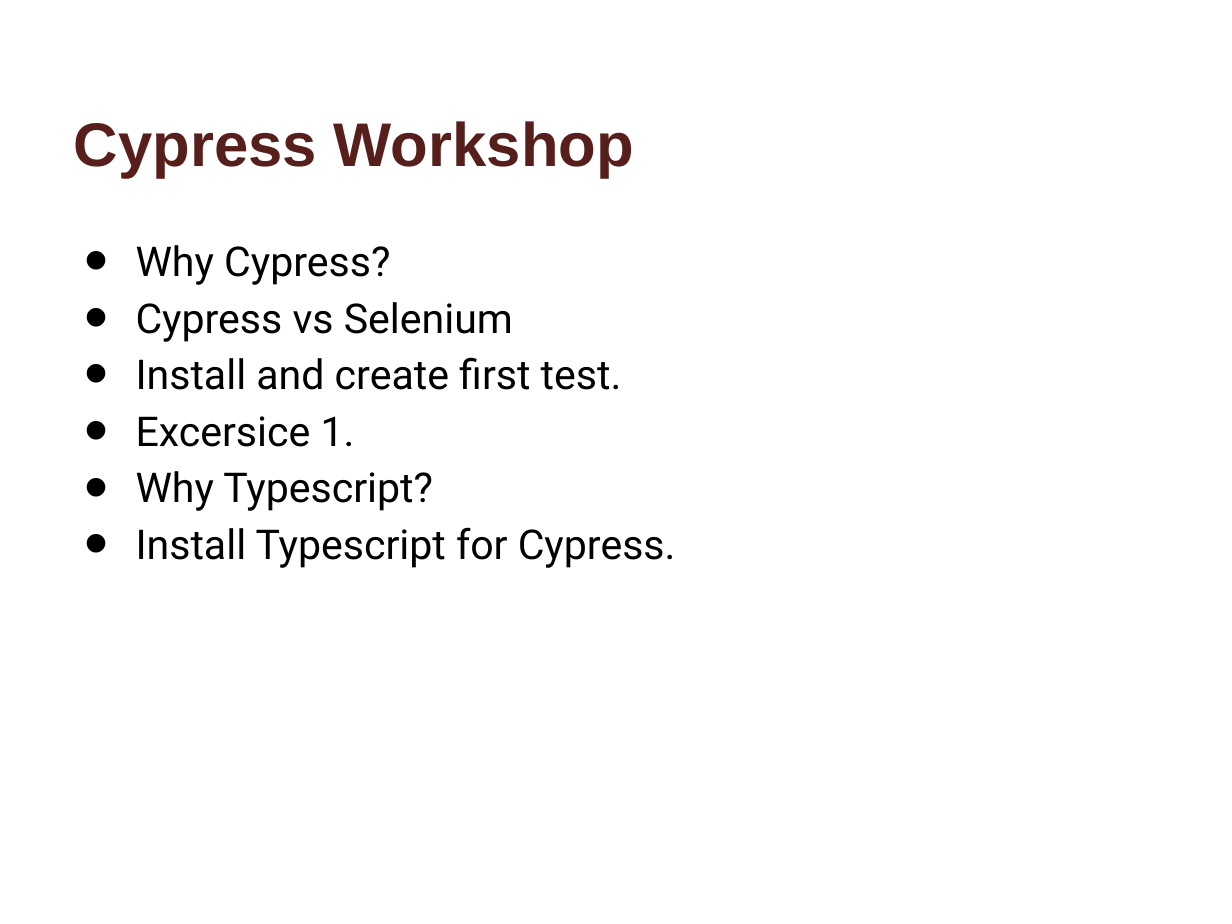
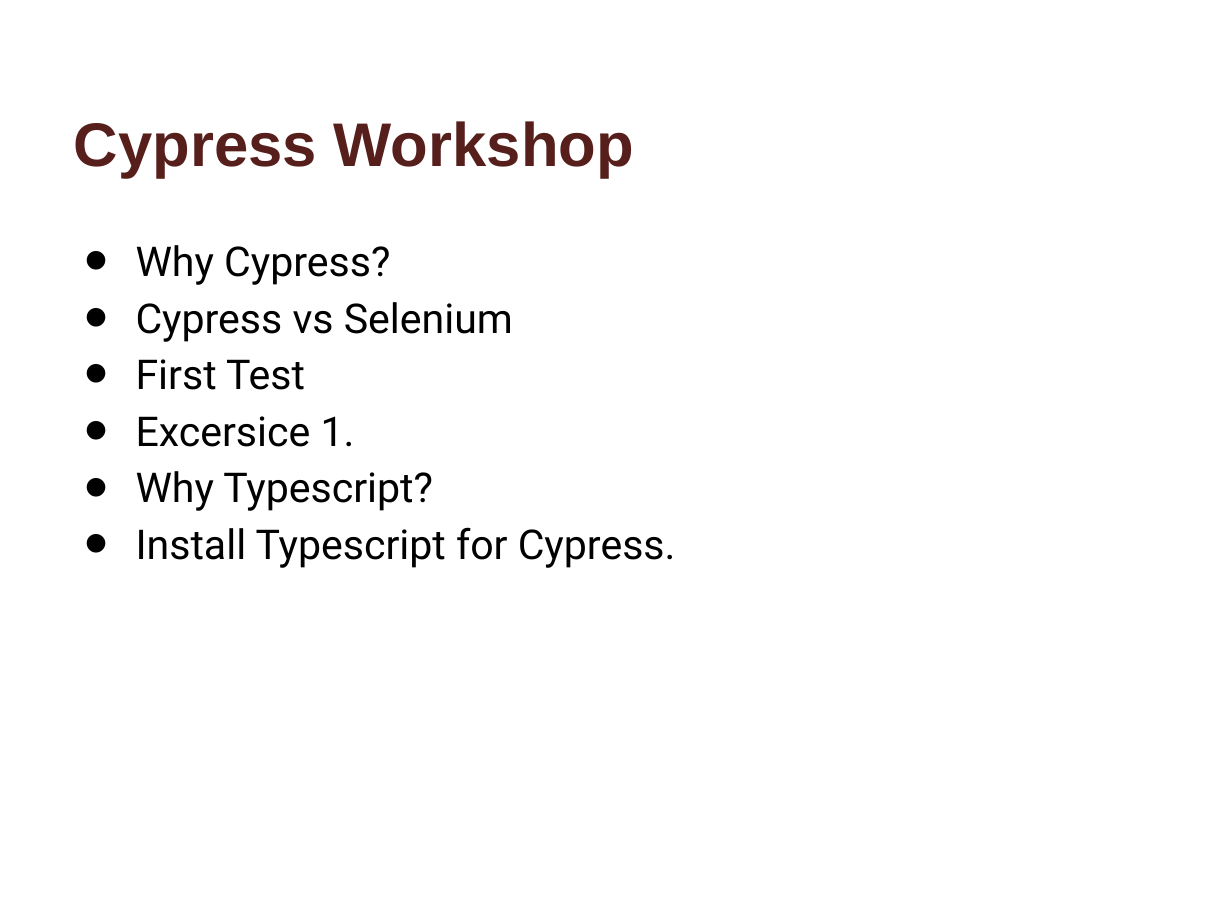
Before and after one commit to andekd/CypressWS, a slide deck: slide 2 of workshop/CypressWS.pptx. Drawn at 1232x924 pixels with LibreOffice and Linux fonts; fonts in the diff are those of the drawing; background and template pictures are left out. Boxes give left, top, right and bottom in pixels: in the first picture for what was removed or moved away, otherwise in the second. Text is boxed around its words. In the diff, an @@ line names an element or a change of style, - is before the commit and + after.

```diff
--- a/workshop/CypressWS.pptx
+++ b/workshop/CypressWS.pptx
@@ text at box(136, 359, 305, 390): text changed @@
-• Install and create first test.
+• First Test
```
Also in this commit, not shown: 1 other slide changed, 3 slides added.
